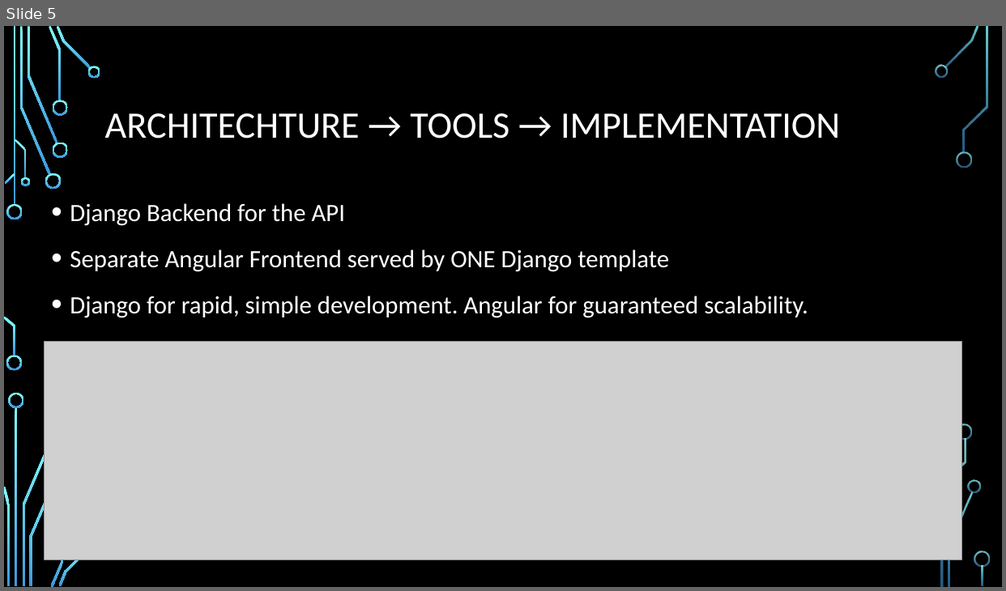
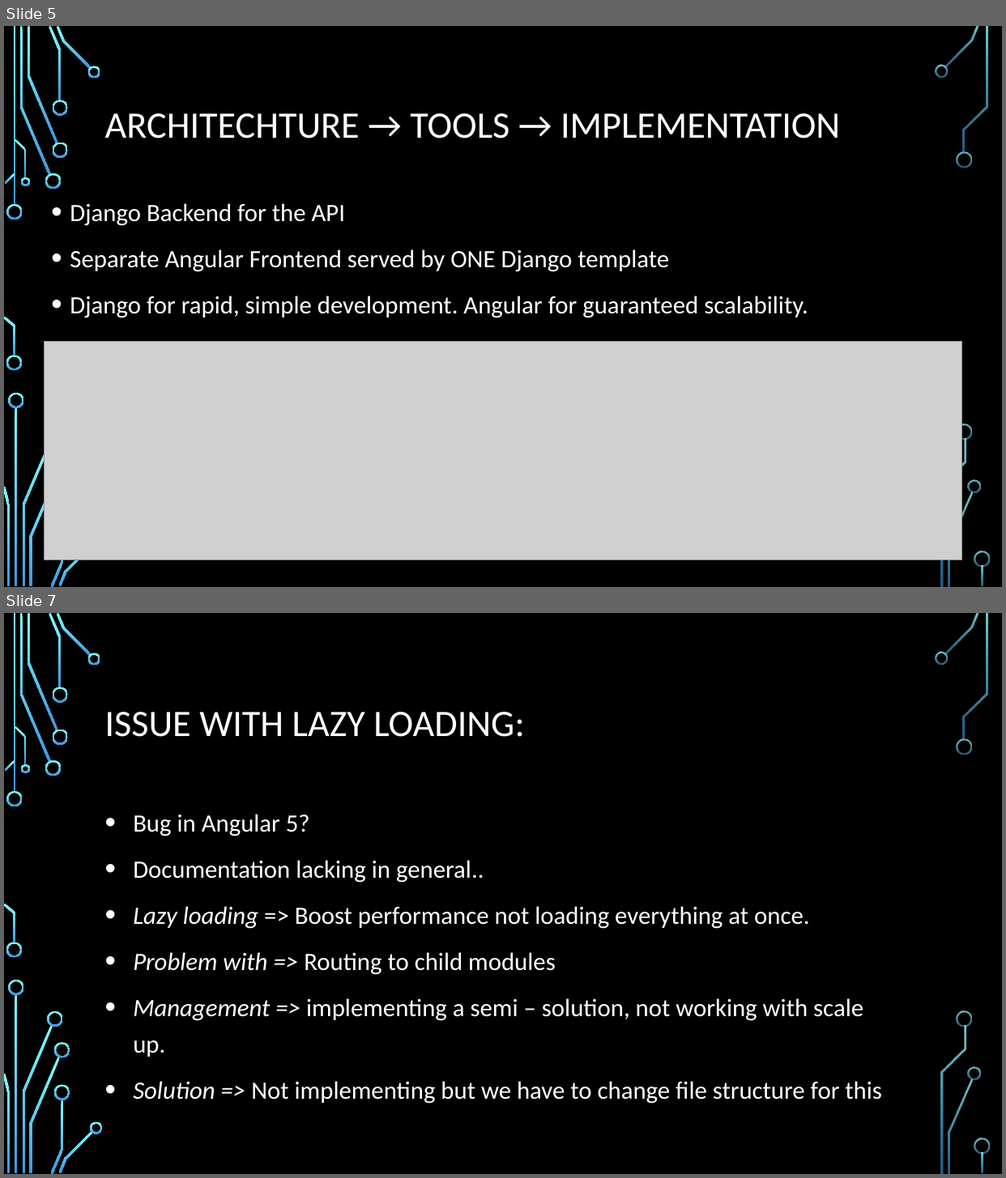
Before and after one commit to FelixDryselius/wipkand, a slide deck: VFAL halvtid presentation.pptx. Shown one above the other, each under a label of ours: slide 5 before the commit, slides 5 and 7 after it; the slides between them are not shown. The pictures are 1006x591 and 1006x1178 pixels, drawn with LibreOffice and Linux fonts; fonts in the diff are those of the drawing; grey boxes stand for pictures; background and template pictures are left out. Boxes give left, top, right and bottom in pixels: in the first picture for what was removed or moved away, otherwise in the second. Text is boxed around its words. In the diff, an @@ line names an element or a change of style, - is before the commit and + after.

```diff
--- a/VFAL halvtid presentation.pptx
+++ b/VFAL halvtid presentation.pptx
@@ slide 7 added at (4,613,1002,1174), background picture (left out); not listed: 32 template elements that a slide beside it also shows @@
@@ title added at (105,712,525,737), 36 pt, text #FFFFFF @@
+ISSUE WITH LAZY LOADING:
@@ text added at (133,814,882,1104), 24 pt, text #FFFFFF @@
+• Bug in Angular 5?
+• Documentation lacking in general..
+• Lazy loading => Boost performance not loading everything at once.
+• Problem with => Routing to child modules
+• Management => implementing a semi – solution, not working with scale up.
+• Solution => Not implementing but we have to change file structure for this
@@ group added at (48,1012,103,1134): 4 freeform shapes @@
```
Also in this commit, not shown: 1 other slide added, 1 slide removed.
